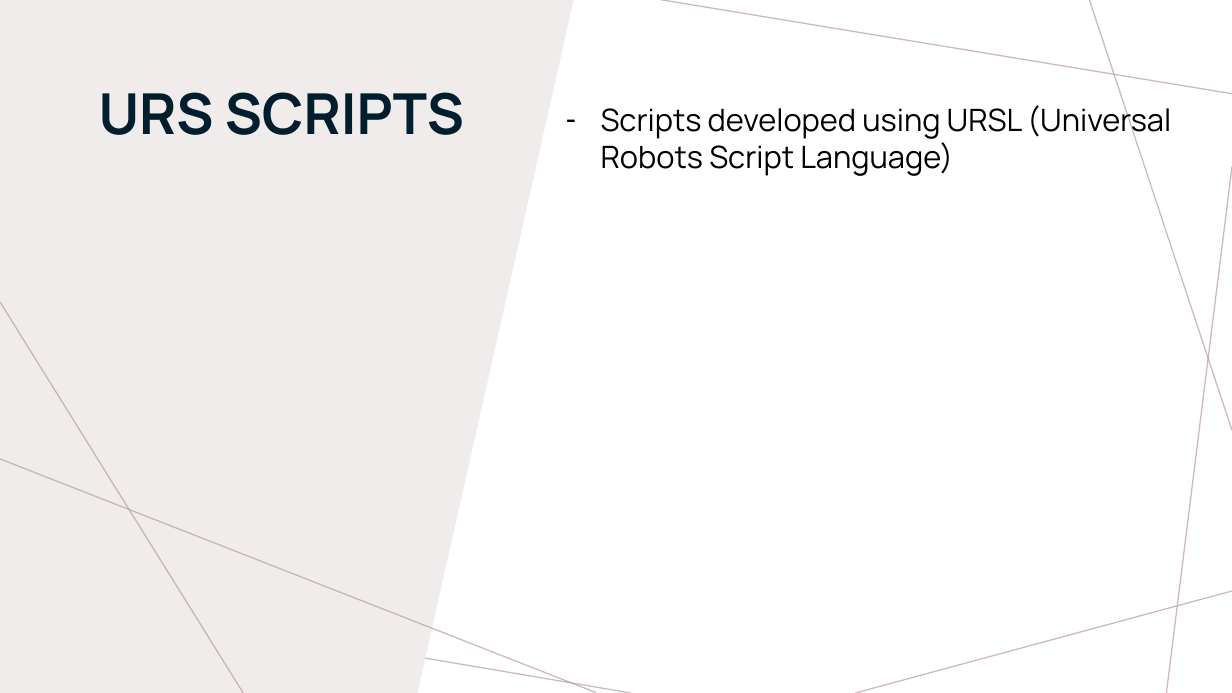
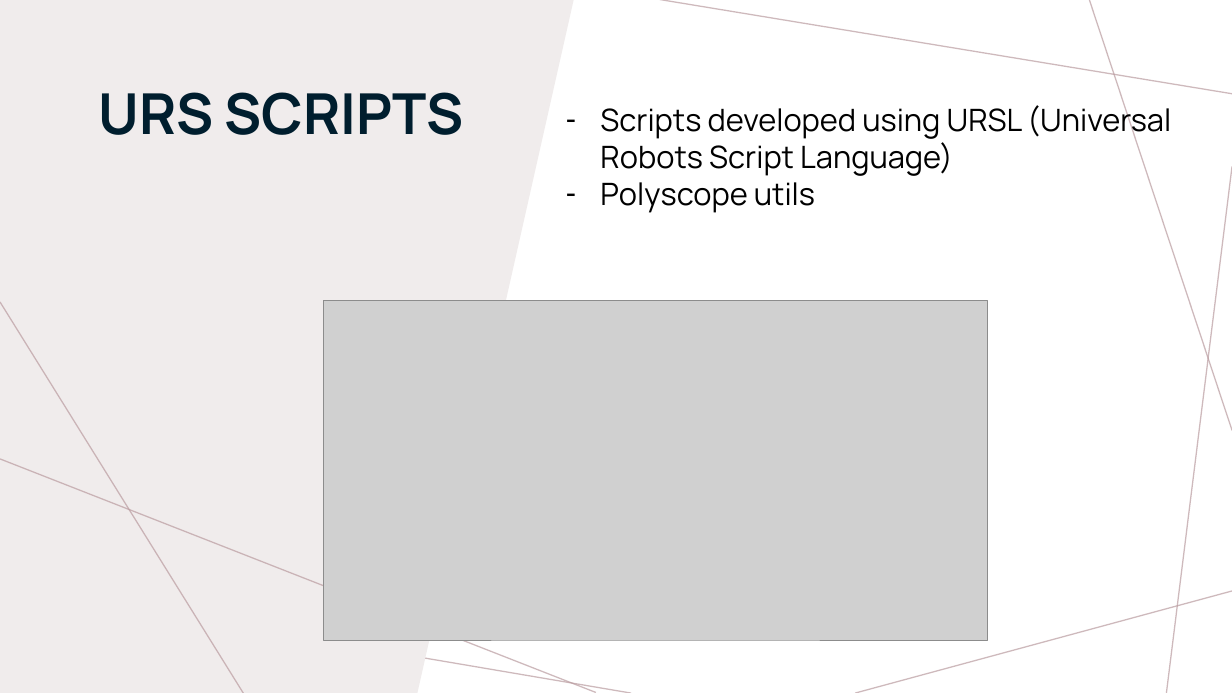
Before and after one commit to thijnmens/robogripper, a slide deck: slide 5 of docs/Delivery Challenge 1 Group 5.pptx (slide 6 before the commit). Drawn at 1232x693 pixels with LibreOffice and Linux fonts; fonts in the diff are those of the drawing; grey boxes stand for pictures. Boxes give left, top, right and bottom in pixels: in the first picture for what was removed or moved away, otherwise in the second. Text is boxed around its words. In the diff, an @@ line names an element or a change of style, - is before the commit and + after.

```diff
--- a/docs/Delivery Challenge 1 Group 5.pptx
+++ b/docs/Delivery Challenge 1 Group 5.pptx
@@ text at [600, 182, 815, 213]: paragraph added @@
+– Polyscope utils
@@ picture added at [323, 300, 988, 640] @@
```
Also in this commit, not shown: 4 other slides changed, 2 slides added, 4 slides removed, 26 other files.
